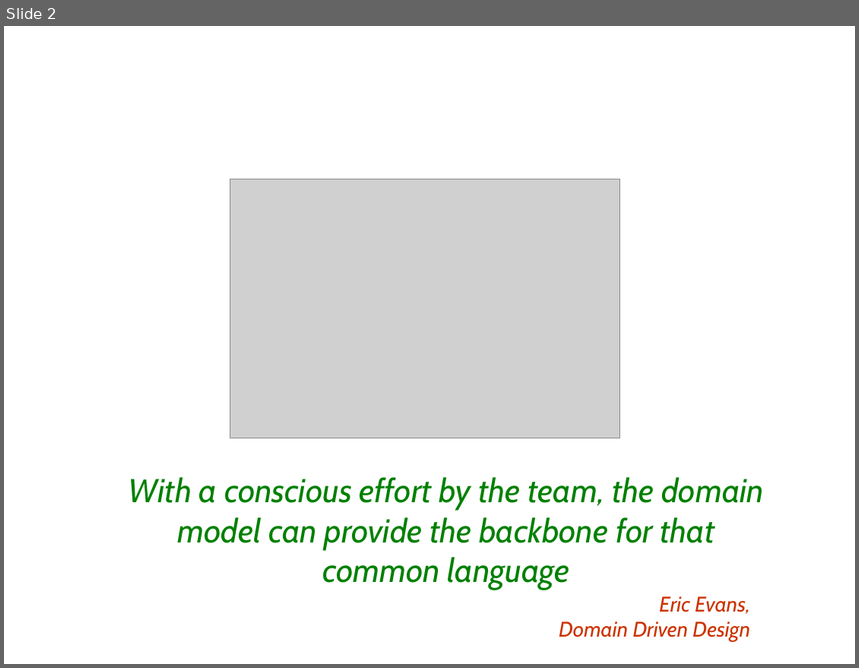
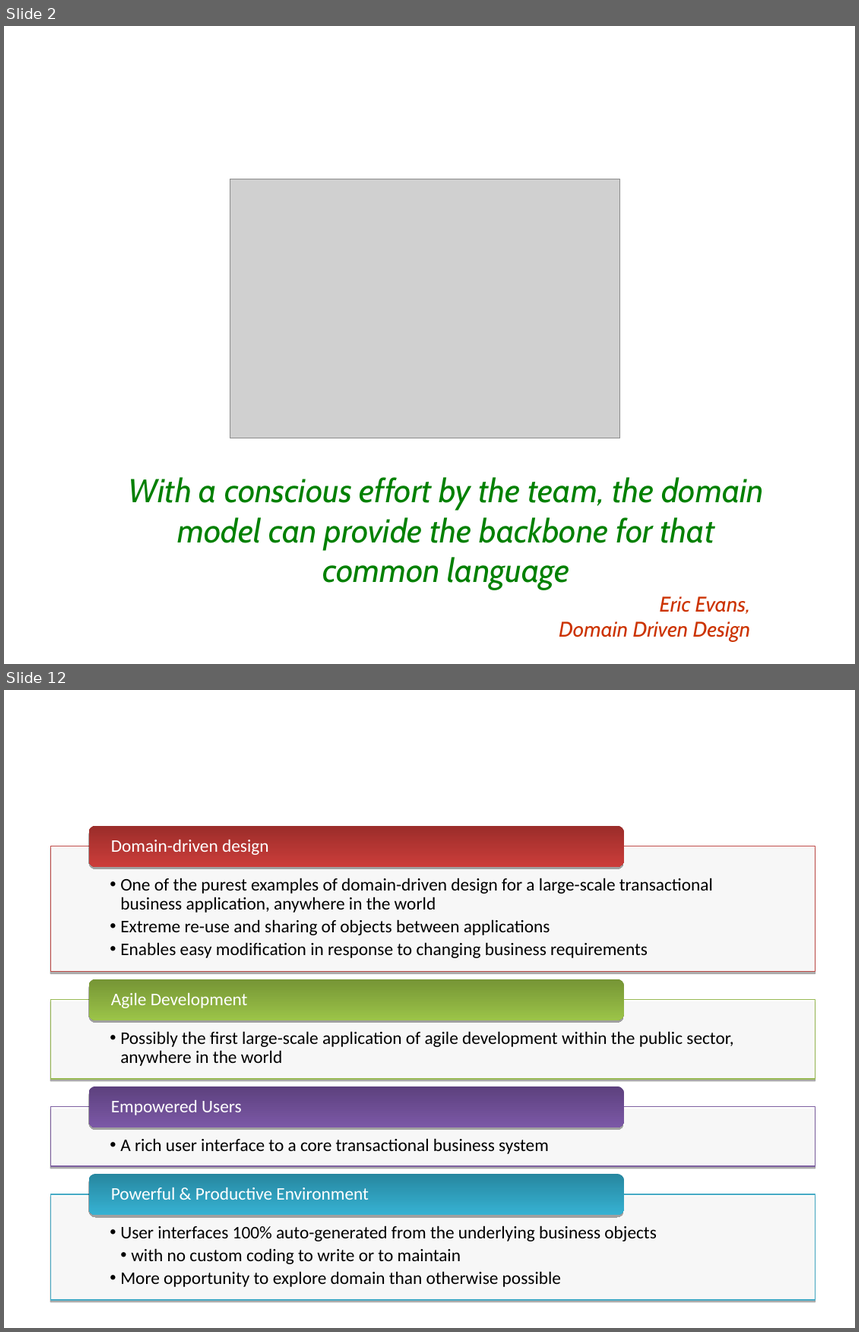
Before and after one commit to apache/causeway, a slide deck: src/site/resources/presentations/IntroducingApacheIsis.odp. Shown one above the other, each under a label of ours: slide 2 before the commit, slides 2 and 12 after it; the slides between them are not shown. The pictures are 859x668 and 859x1332 pixels, drawn with LibreOffice and Linux fonts; fonts in the diff are those of the drawing; grey boxes stand for pictures; background and template pictures are left out. Boxes give left, top, right and bottom in pixels: in the first picture for what was removed or moved away, otherwise in the second. Text is boxed around its words. In the diff, an @@ line names an element or a change of style, - is before the commit and + after.

```diff
--- a/src/site/resources/presentations/IntroducingApacheIsis.odp
+++ b/src/site/resources/presentations/IntroducingApacheIsis.odp
@@ slide 12 added at [4, 690, 855, 1328], background #FFFFFF @@
@@ title added at [88, 701, 855, 768], 22 pt, text #FFFFFF, bold @@
+Why the DSP's Naked Objects system
+makes for an interesting story:
@@ group added at [51, 825, 815, 1300]: 8 freeform shapes @@
+  • One of the purest examples of domain-driven design for a large-scale transactional business application, anywhere in the world
+  • Extreme re-use and sharing of objects between applications
+  • Enables easy modification in response to changing business requirements
+Domain-driven design
+  • Possibly the first large-scale application of agile development within the public sector, anywhere in the world
+Agile Development
+  • A rich user interface to a core transactional business system
+Empowered Users
+  • User interfaces 100% auto-generated from the underlying business objects
+    • with no custom coding to write or to maintain
+  • More opportunity to explore domain than otherwise possible
+Powerful & Productive Environment
```
Also in this commit, not shown: 6 slides changed, 2 other slides added, 14 other files.
